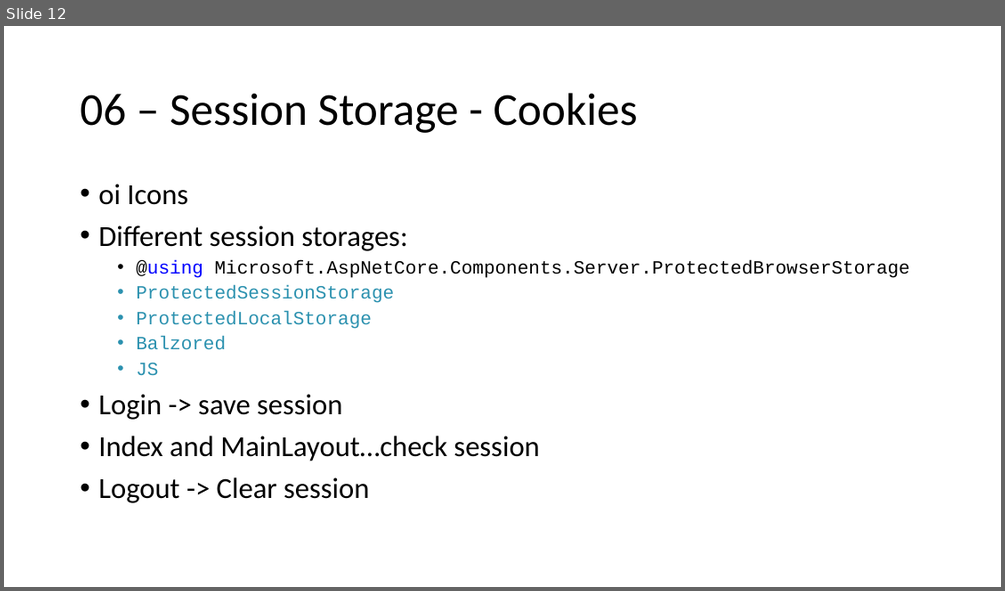
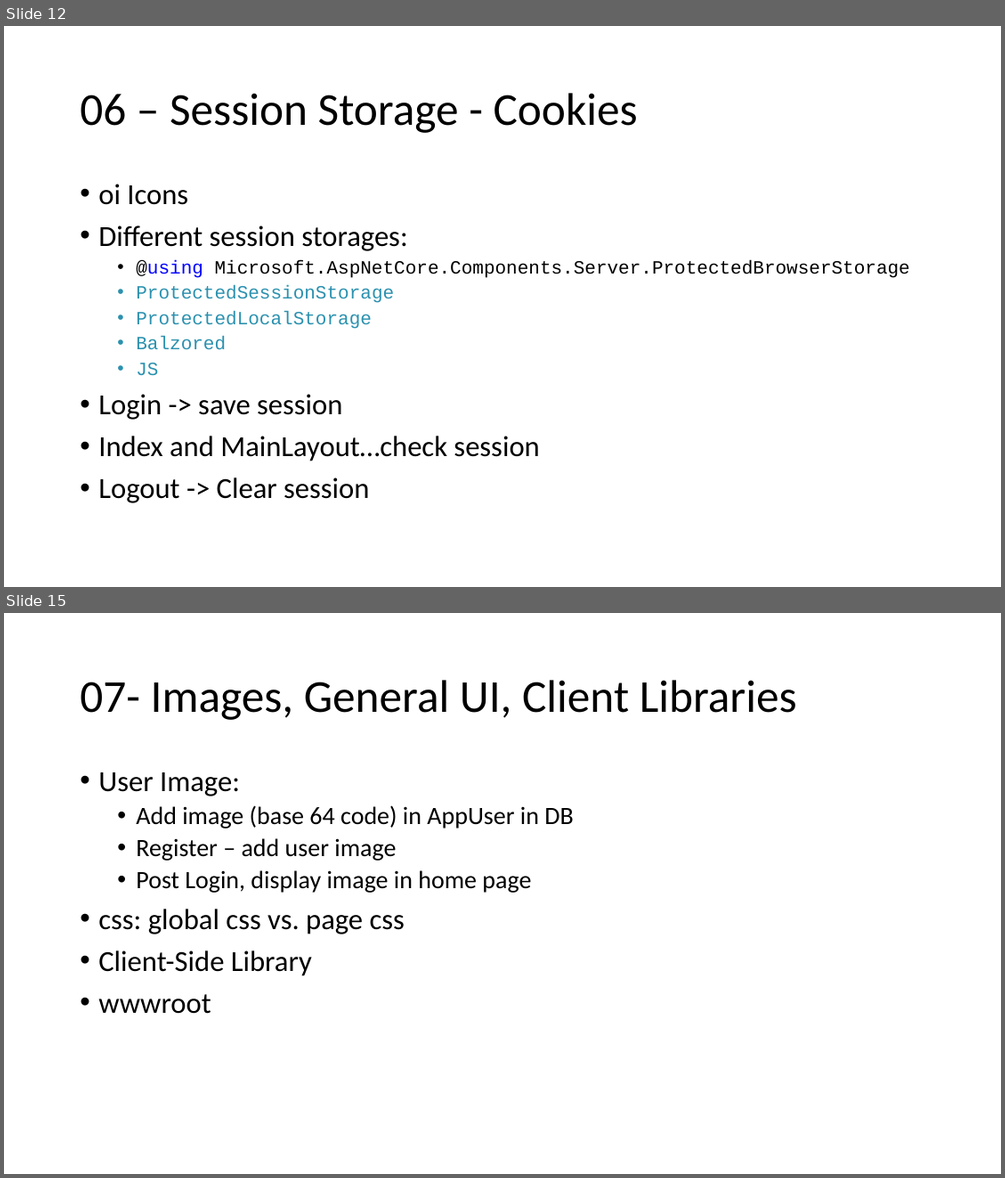
Before and after one commit to ahmad081177/housing.blazor, a slide deck: Housing.pptx. Shown one above the other, each under a label of ours: slide 12 before the commit, slides 12 and 15 after it; the slides between them are not shown. The pictures are 1005x591 and 1005x1178 pixels, drawn with LibreOffice and Linux fonts; fonts in the diff are those of the drawing. Boxes give left, top, right and bottom in pixels: in the first picture for what was removed or moved away, otherwise in the second. Text is boxed around its words. In the diff, an @@ line names an element or a change of style, - is before the commit and + after.

```diff
--- a/Housing.pptx
+++ b/Housing.pptx
@@ slide 15 added at <box>4,613,1001,1174</box>, background #FFFFFF @@
@@ title added at <box>80,680,797,720</box>, 44 pt, text #000000 @@
+07- Images, General UI, Client Libraries
@@ text added at <box>98,772,573,1013</box>, 24 pt, text #000000 @@
+• User Image:
+  • Add image (base 64 code) in AppUser in DB
+  • Register – add user image
+  • Post Login, display image in home page
+• css: global css vs. page css
+• Client-Side Library
+• wwwroot
```
Also in this commit, not shown: 4 other slides added, 42 other files.
